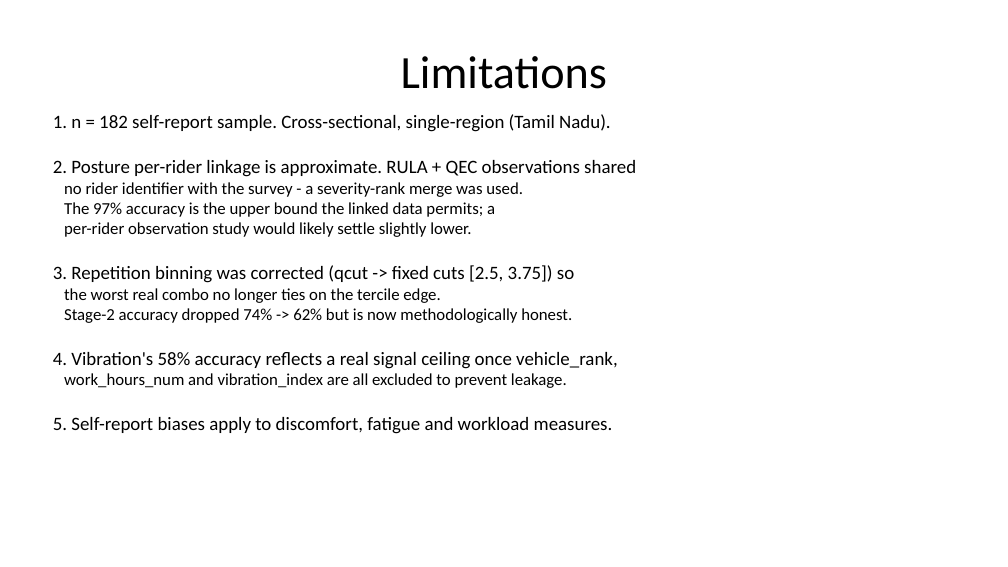
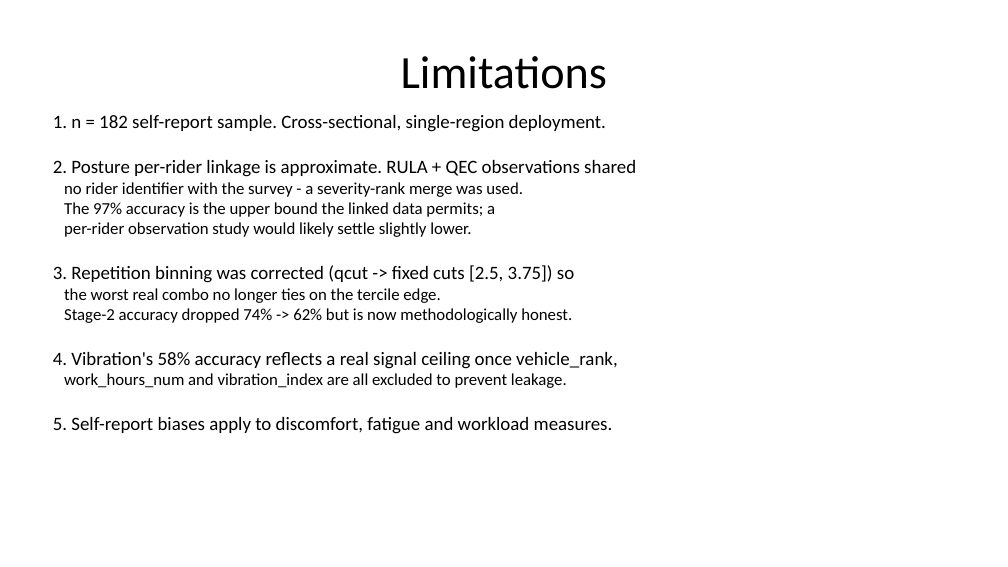
Before and after one commit to AilaVishnu/ergonomic-risk-factor-prediction, a slide deck: slide 51 of deck/Ergonomic_Risk_Factor_Prediction_Project_Plan_WITH_RESULTS.pptx. Drawn at 1008x567 pixels with LibreOffice and Linux fonts; fonts in the diff are those of the drawing. Boxes give left, top, right and bottom in pixels: in the first picture for what was removed or moved away, otherwise in the second. Text is boxed around its words. In the diff, an @@ line names an element or a change of style, - is before the commit and + after.

```diff
--- a/deck/Ergonomic_Risk_Factor_Prediction_Project_Plan_WITH_RESULTS.pptx
+++ b/deck/Ergonomic_Risk_Factor_Prediction_Project_Plan_WITH_RESULTS.pptx
@@ text at (53, 115, 606, 132): text changed @@
-1. n = 182 self-report sample. Cross-sectional, single-region (Tamil Nadu).
+1. n = 182 self-report sample. Cross-sectional, single-region deployment.
```
Also in this commit, not shown: 2 other slides changed.
